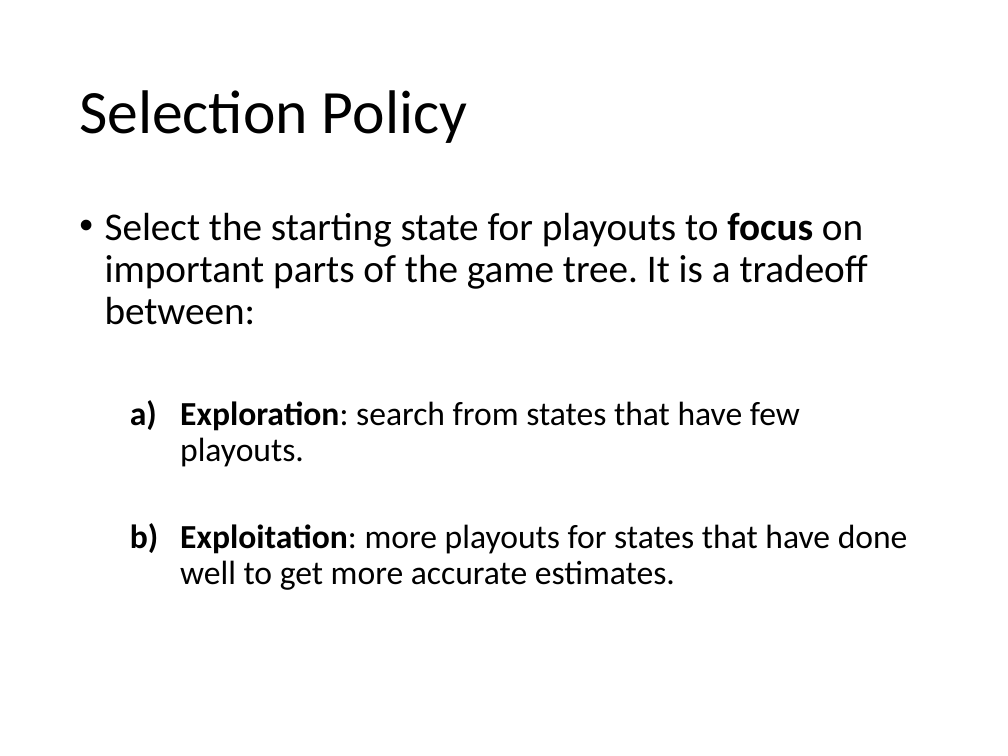
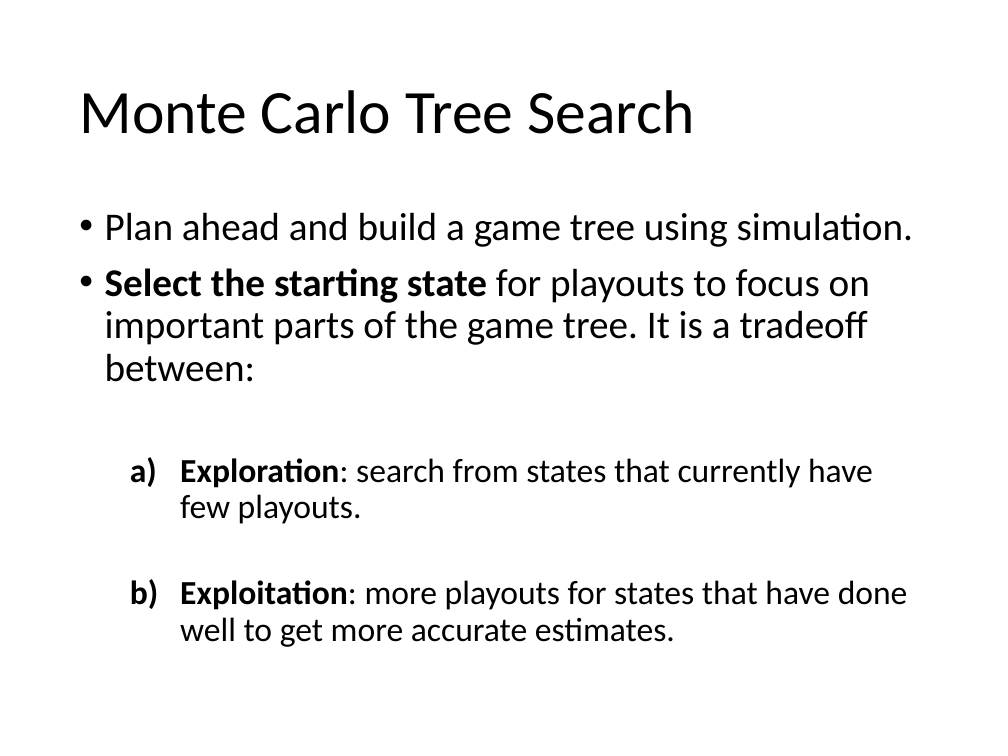
Before and after one commit to mhahsler/CS7320-AI, a slide deck: slide 32 of slides/05_games.pptx (slide 31 before the commit). Drawn at 1008x756 pixels with LibreOffice and Linux fonts; fonts in the diff are those of the drawing. Boxes give left, top, right and bottom in pixels: in the first picture for what was removed or moved away, otherwise in the second. Text is boxed around its words. In the diff, an @@ line names an element or a change of style, - is before the commit and + after.

```diff
--- a/slides/05_games.pptx
+++ b/slides/05_games.pptx
@@ title at (x1=79, y1=90, x2=694, y2=134): text changed @@
-Selection Policy
+Monte Carlo Tree Search
@@ text at (x1=105, y1=212, x2=913, y2=247): paragraph added @@
+• Plan ahead and build a game tree using simulation.
@@ text at (x1=105, y1=268, x2=870, y2=382): bold on in "Select the starting state"; bold off in "focus" @@
@@ text at (x1=180, y1=458, x2=873, y2=524): text changed @@
-  a) Exploration: search from states that have few playouts.
+  a) Exploration: search from states that currently have few playouts.
```
Also in this commit, not shown: 17 other slides changed, 1 slide added, 1 other file.
